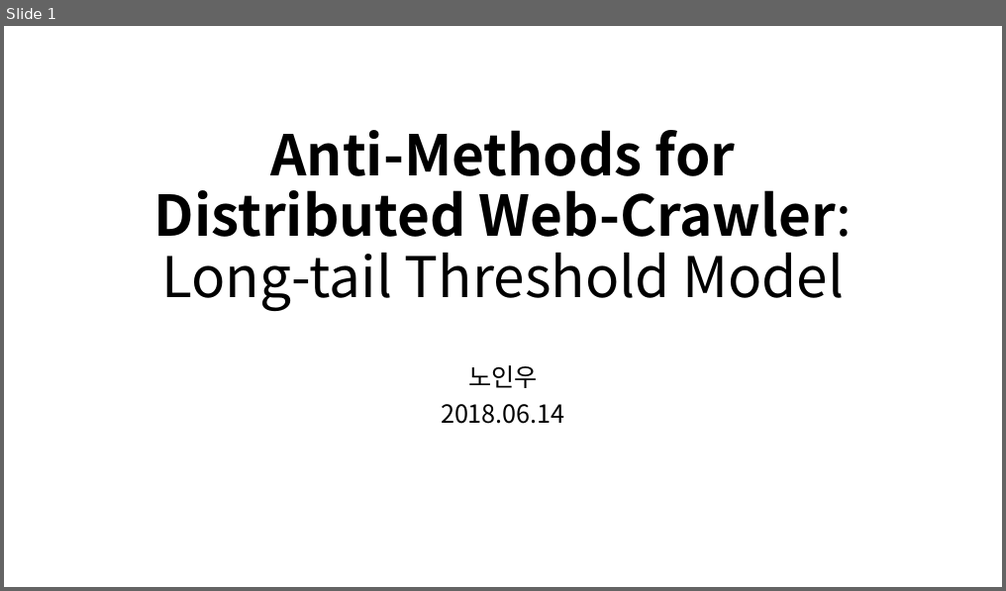
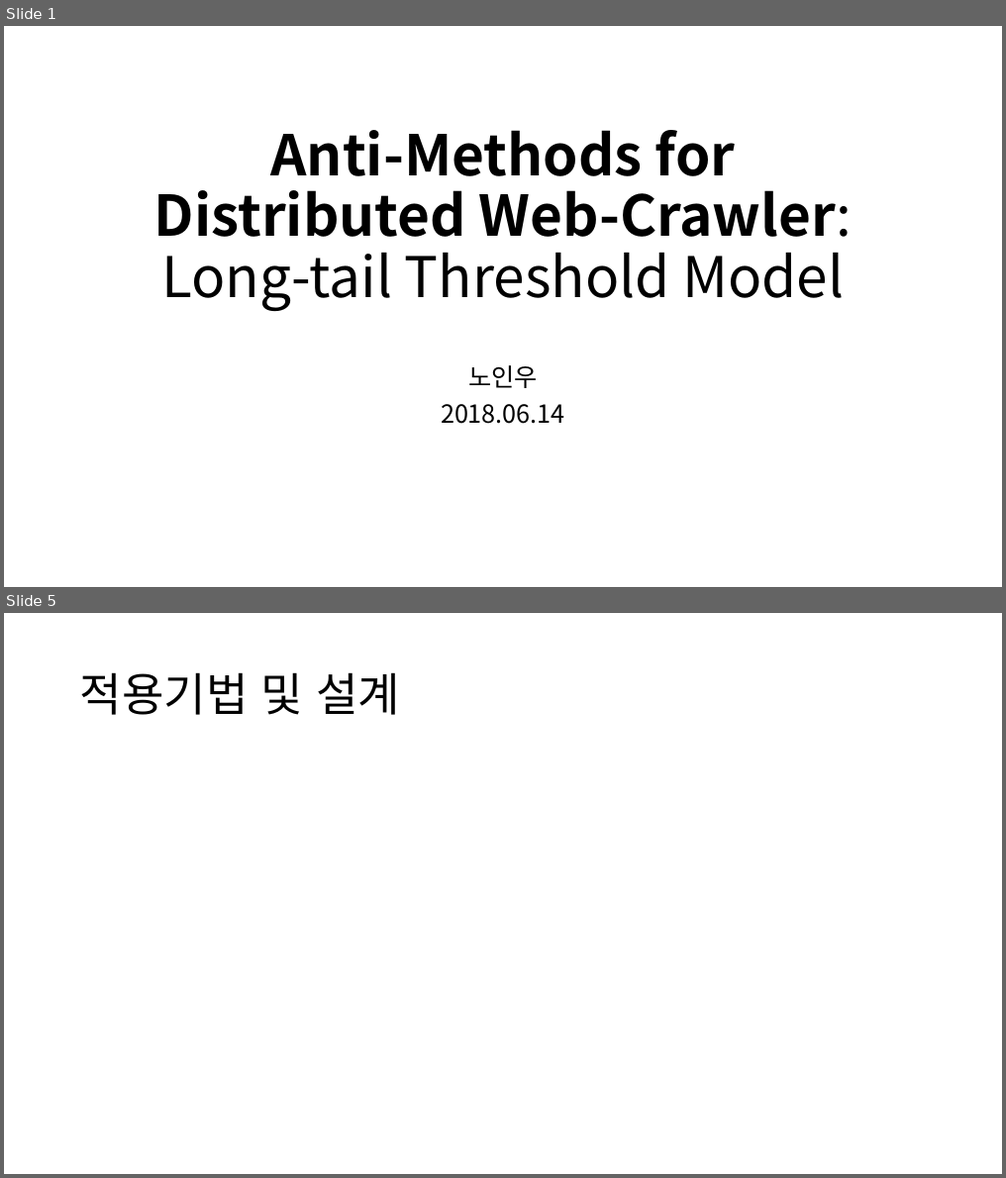
Before and after one commit to diemori/anti-crawler, a slide deck: 30_Presentation/AntiCrawlerLTM_노인우_20180611.pptx. Shown one above the other, each under a label of ours: slide 1 before the commit, slides 1 and 5 after it; the slides between them are not shown. The pictures are 1006x591 and 1006x1178 pixels, drawn with LibreOffice and Linux fonts; fonts in the diff are those of the drawing. Boxes give left, top, right and bottom in pixels: in the first picture for what was removed or moved away, otherwise in the second. Text is boxed around its words. In the diff, an @@ line names an element or a change of style, - is before the commit and + after.

```diff
--- a/30_Presentation/AntiCrawlerLTM_노인우_20180611.pptx
+++ b/30_Presentation/AntiCrawlerLTM_노인우_20180611.pptx
@@ slide 5 added at <box>4,613,1002,1174</box>, background #FFFFFF @@
@@ title added at <box>80,672,400,715</box>, 44 pt, text #000000 @@
+적용기법 및 설계
```
Also in this commit, not shown: 5 other slides added, 10 other files.
